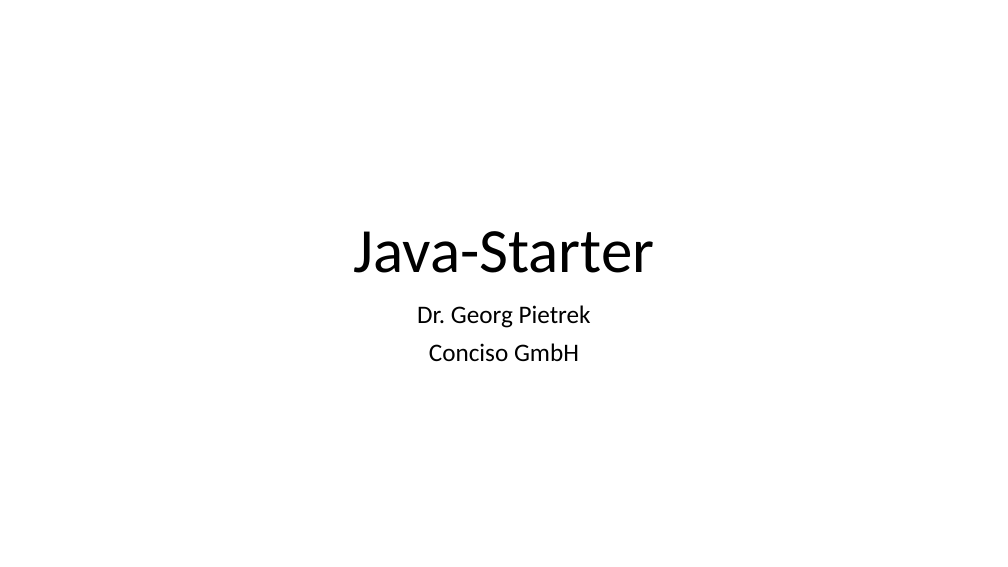
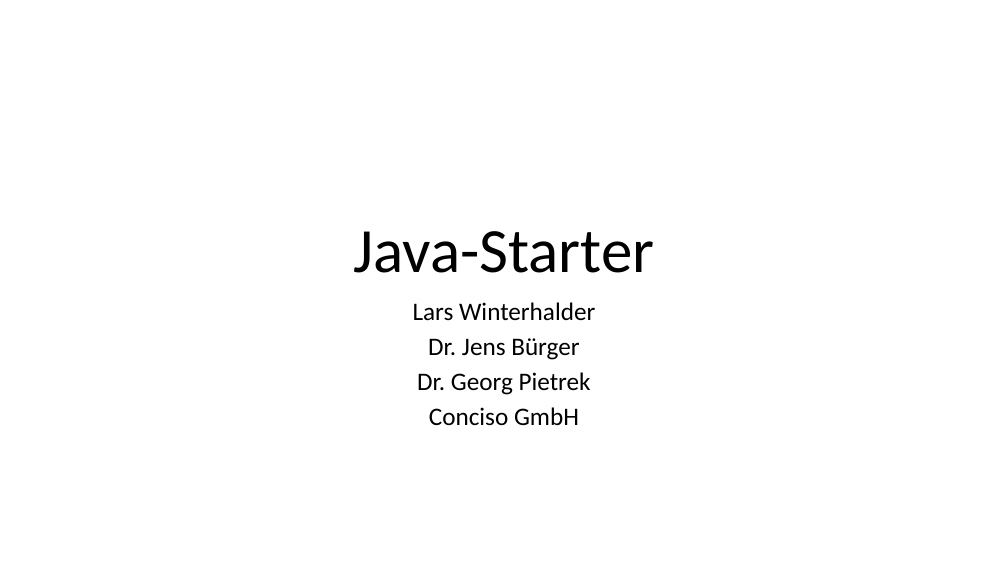
Before and after one commit to gpietrek/java-starter, a slide deck: slide 1 of Java-Starter.pptx. Drawn at 1008x567 pixels with LibreOffice and Linux fonts; fonts in the diff are those of the drawing. Boxes give left, top, right and bottom in pixels: in the first picture for what was removed or moved away, otherwise in the second. Text is boxed around its words. In the diff, an @@ line names an element or a change of style, - is before the commit and + after.

```diff
--- a/Java-Starter.pptx
+++ b/Java-Starter.pptx
@@ subtitle at <box>413,302,595,360</box>: paragraphs added @@
+Lars Winterhalder
+Dr. Jens Bürger
@@ subtitle at <box>417,372,591,426</box>: line spacing 0.9 to 0.8 @@
```
Also in this commit, not shown: 1 other slide changed, 2 other files.
